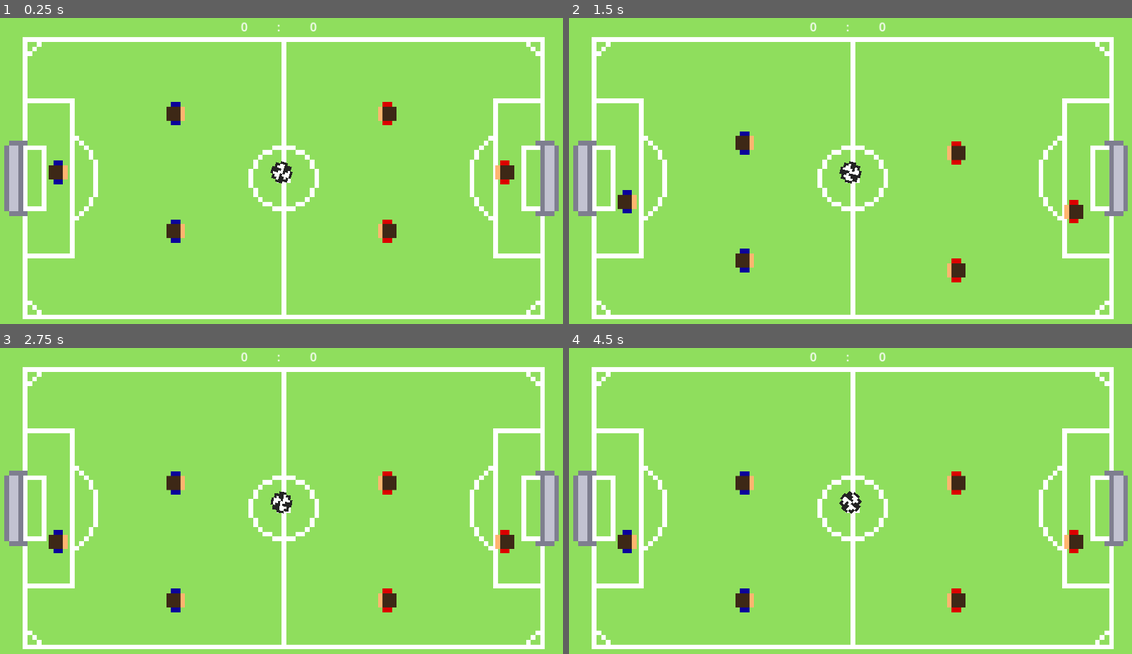
Above: before the commit, frames 1-4 (two rows, left to right).
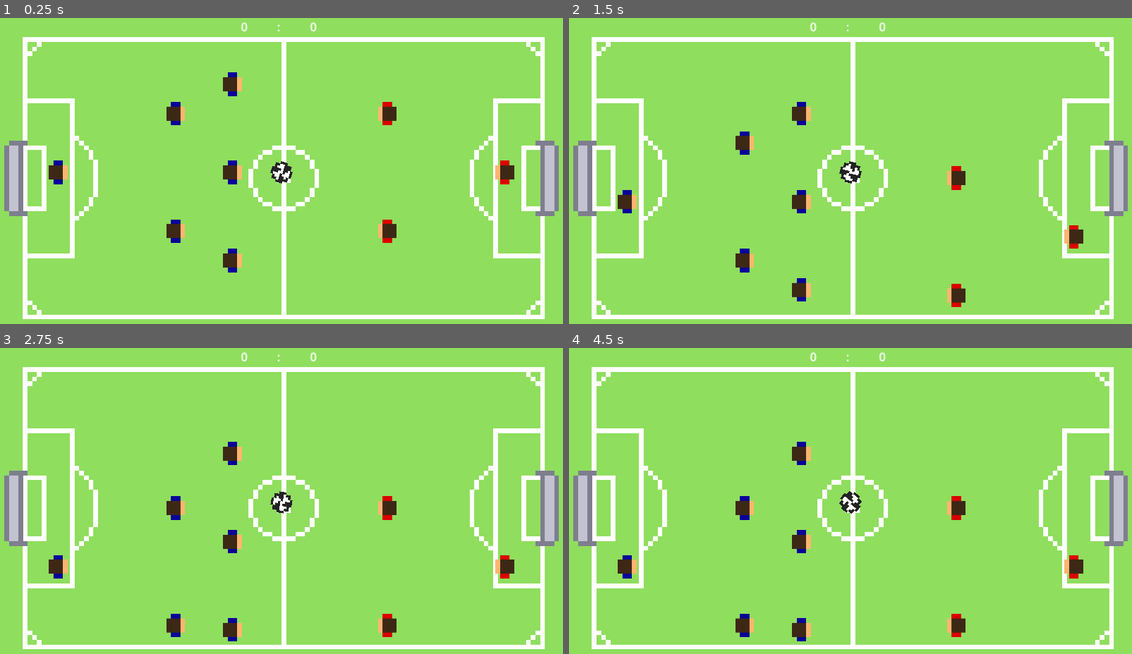
Above: after the commit, the same moments.

Repository: HephaistosForge/Boltzplatz
Game: Godot game, scene res://world.tscn
Two runs of this game, one before a commit and one after it. Both use one fixed random seed, a clock stepped at 60 frames per second and the inputs below. The engine's default icon, where the game draws it, is replaced by a stand-in: a white triangle on a blue panel in a dark square.
Inputs:
- Up to frame 1 (0.25 s): no input
- Up to frame 2 (1.5 s): hold Down (down_player_right) 0.53-1.28 s; tap Space (space) at 0.6, 1.35 s; hold S (down_player_left) from 1.28 s (still down)
- Up to frame 3 (2.75 s): release S (down_player_left) at 2.03 s; hold Down (down_player_right) from 2.03 s (still down); tap Space (space) at 2.1 s
- Up to frame 4 (4.5 s): release Down (down_player_right) at 2.78 s; hold W (up_player_left) 2.78-3.53 s; tap Space (space) at 2.85, 3.6, 4.35 s; hold S (down_player_left) from 3.53 s (still down)

The runs differ from the first frame. In frame 1, 0.6% of the frame differs, in the area x 39-43%, y 17-84%; in frame 2, 1.8%; in frame 3, 3.1%, in the area x 8-92%, y 30-96%; in frame 4, 3.1%.

Commit message:
change rod movement

Diff:
--- a/scenes/rods_with_figures/rod_with_one_figure.tscn
+++ b/scenes/rods_with_figures/rod_with_one_figure.tscn
@@ -16,7 +16,7 @@
 [node name="Rod" type="Sprite2D" parent="."]
 
 [node name="Area2D" type="CollisionShape2D" parent="."]
-scale = Vector2(1, 36.5)
+scale = Vector2(0.767, 28)
 shape = SubResource("RectangleShape2D_dddne")
 
 [node name="Figure" parent="." instance=ExtResource("4_rwctj")]
--- a/scenes/rods_with_figures/rod_with_three_figures.tscn
+++ b/scenes/rods_with_figures/rod_with_three_figures.tscn
@@ -22,7 +22,7 @@
 [node name="Figure" parent="." instance=ExtResource("1_ticny")]
 
 [node name="Figure2" parent="." instance=ExtResource("1_ticny")]
-position = Vector2(0, 400)
+position = Vector2(2.08165e-12, 300)
 
 [node name="Figure3" parent="." instance=ExtResource("1_ticny")]
-position = Vector2(0, -300)
+position = Vector2(2.08165e-12, -300)
--- a/scenes/rods_with_figures/rod_with_two_figures.tscn
+++ b/scenes/rods_with_figures/rod_with_two_figures.tscn
@@ -16,7 +16,7 @@
 [node name="Rod" type="Sprite2D" parent="."]
 
 [node name="Area2D" type="CollisionShape2D" parent="."]
-scale = Vector2(1, 36.5)
+scale = Vector2(0.767, 28)
 shape = SubResource("RectangleShape2D_dddne")
 
 [node name="Figure" parent="." instance=ExtResource("4_xgm8x")]
--- a/world.tscn
+++ b/world.tscn
@@ -8,6 +8,7 @@
 [ext_resource type="PackedScene" uid="uid://q7wae6af5rl0" path="res://scenes/rods_with_figures/rod_with_two_figures.tscn" id="6_royt5"]
 [ext_resource type="PackedScene" uid="uid://cq3sbjobha5ku" path="res://scenes/rods_with_figures/rod_with_one_figure.tscn" id="7_0dwlg"]
 [ext_resource type="PackedScene" uid="uid://tlptqlhf13g2" path="res://scenes/goal/goal.tscn" id="7_a8vwf"]
+[ext_resource type="PackedScene" uid="uid://k6tb2icundgi" path="res://scenes/rods_with_figures/rod_with_three_figures.tscn" id="7_gq70q"]
 
 [node name="World" type="Node2D"]
 
@@ -83,6 +84,9 @@
 [node name="RodWithTwoFigures" parent="Rods/PlayerLeft" instance=ExtResource("6_royt5")]
 position = Vector2(600, 540)
 
+[node name="RodWithThreeFigures" parent="Rods/PlayerLeft" instance=ExtResource("7_gq70q")]
+position = Vector2(793, 540)
+
 [node name="PlayerRight" type="Node" parent="Rods"]
 
 [node name="RodWithOneFigure" parent="Rods/PlayerRight" instance=ExtResource("7_0dwlg")]
Not shown: 1 places in world.tscn that only renumber resources
